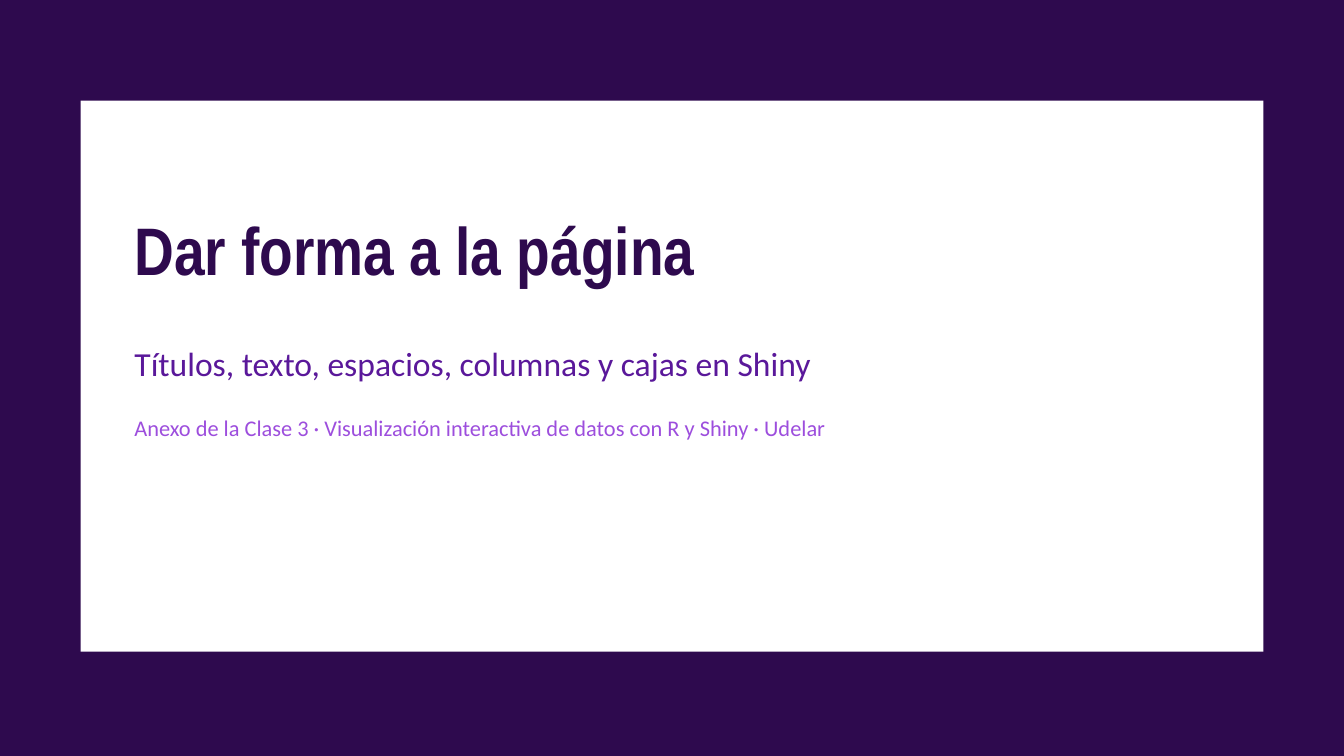
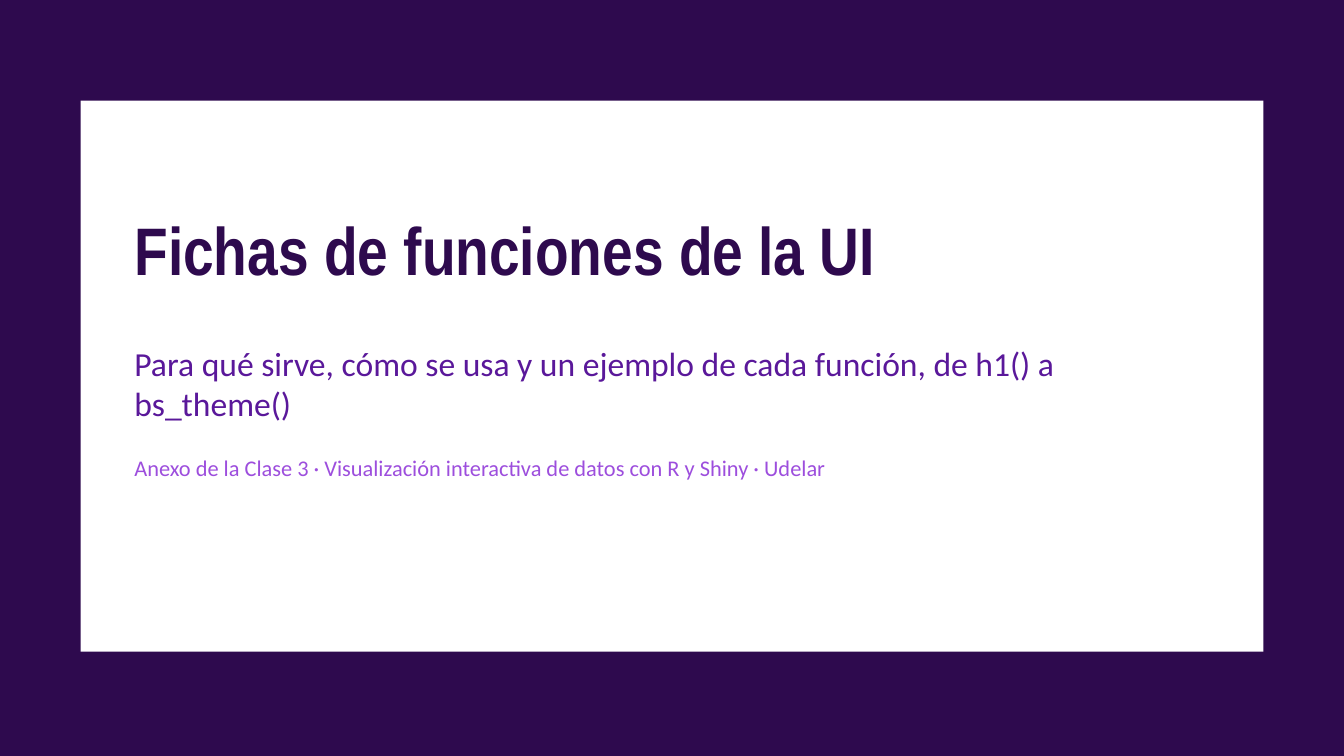
Before and after one commit to nahura99/visualizacion_datos_shiny, a slide deck: slide 1 of clase3/clase3_anexo_ui.pptx. Drawn at 1344x756 pixels with LibreOffice and Linux fonts; fonts in the diff are those of the drawing. Boxes give left, top, right and bottom in pixels: in the first picture for what was removed or moved away, otherwise in the second. Text is boxed around its words. In the diff, an @@ line names an element or a change of style, - is before the commit and + after.

```diff
--- a/clase3/clase3_anexo_ui.pptx
+++ b/clase3/clase3_anexo_ui.pptx
@@ title at [134, 226, 875, 276]: text changed @@
-Dar forma a la página
+Fichas de funciones de la UI
@@ text at [134, 351, 1054, 421]: text changed @@
-Títulos, texto, espacios, columnas y cajas en Shiny
+Para qué sirve, cómo se usa y un ejemplo de cada función, de h1() a bs_theme()
```
Also in this commit, not shown: 1 other slide changed, 20 slides added, 8 slides removed.
